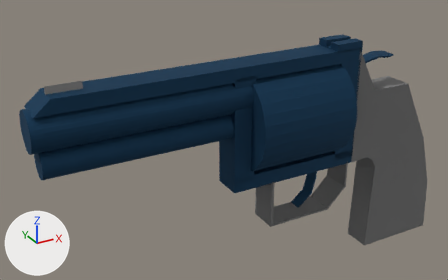
One commit to the OBJ model data/weapon-revolver/revolver0034.obj: the scene before it, then after it.
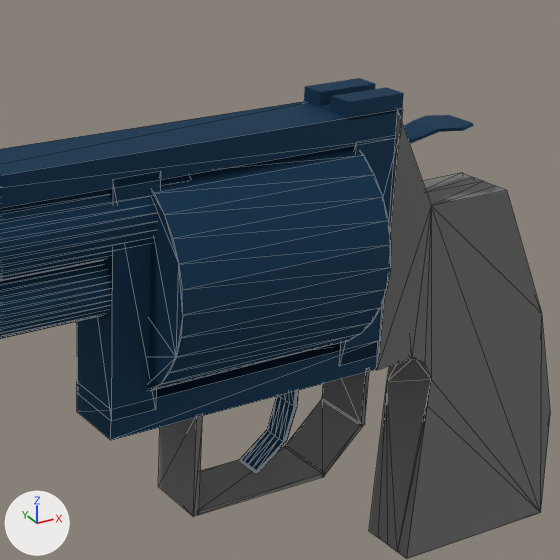
Each version is shown whole from a 50 mm lens placed at (-1.93, -3.13, 1.76), pointed at (-0.1, 0.19, 0.1), then close up on the part from 41% to 96% of the width and 0% to 88% of the height. Lighting does not change. The marker at lower left points along +X, +Y and +Z. The close-ups show mesh edges as thin lines. Where no turn or scale is listed for an object, it has been applied to the vertices.

Names of what the first close-up shows: 'Cube', 'Cube.001', 'Cube.002', 'Cube.003', 'barrel', 'bulletCylinder', 'cleaningRod', 'trigger', 'triggerGuard', 'triggerGuard.001', 'triggerGuard.002', 'upperFrame'.
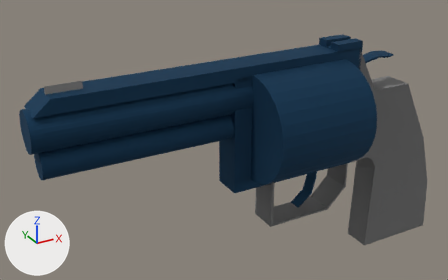
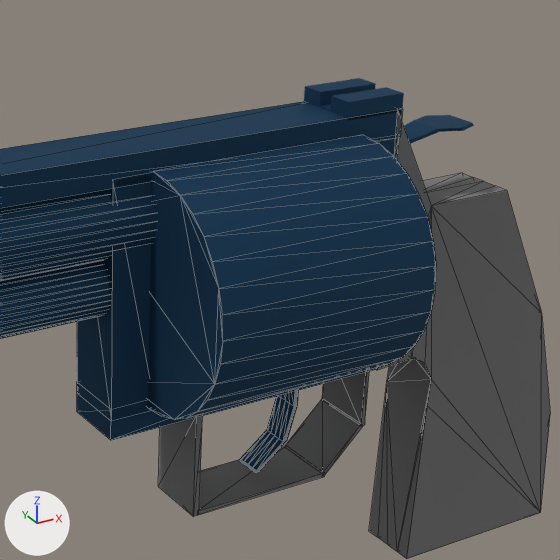
The newer file is also rescaled (x0.9) as a whole; pictures and numbers use the older file's frame.

Patch to the scene script:
```diff
--- a/data/weapon-revolver/revolver0034.obj.py
+++ b/data/weapon-revolver/revolver0034.obj.py
@@ me_bulletcylinder @@
 me_bulletcylinder.from_pydata(...)  # 64 vertices, 124 faces; spans x -0.068..0.631, y -0.266..0.432, z -0.075..0.624
 # used by ob_bulletcylinder; location = (0.0, 0.0, 0.0)
+# me_bulletcylinder part 1: the whole mesh is moved by (0.0, -0.187, 0.0)
 me_bulletcylinder.materials.append(mat_bluesteel)
```

Changed parts and their boxes (x1, y1, x2, y2) in the close-ups (560 x 560 px):
'bulletCylinder', mesh moved
    before: (76, 146, 391, 391)
    after: (148, 135, 436, 420)
'Cube.001', unchanged, covered by the edit
    before: (77, 341, 379, 440)
    after: (77, 367, 377, 440)
'triggerGuardBase', unchanged, uncovered by the edit
    after: (197, 447, 325, 515)
'triggerGuard.002', unchanged, covered by the edit
    before: (197, 447, 325, 515)
'triggerGuard.001', unchanged, covered by the edit
    before: (284, 399, 363, 475)
